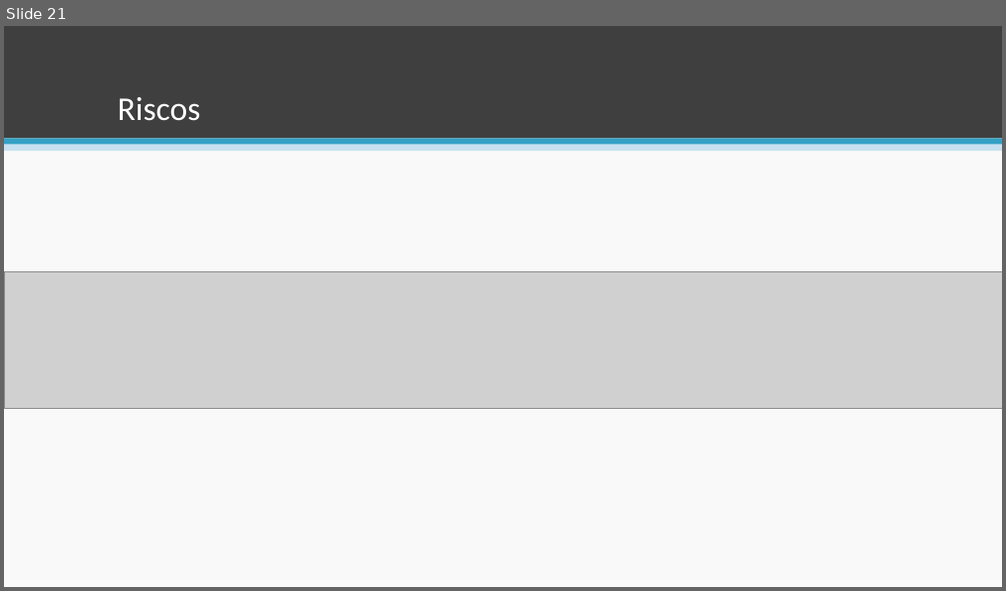
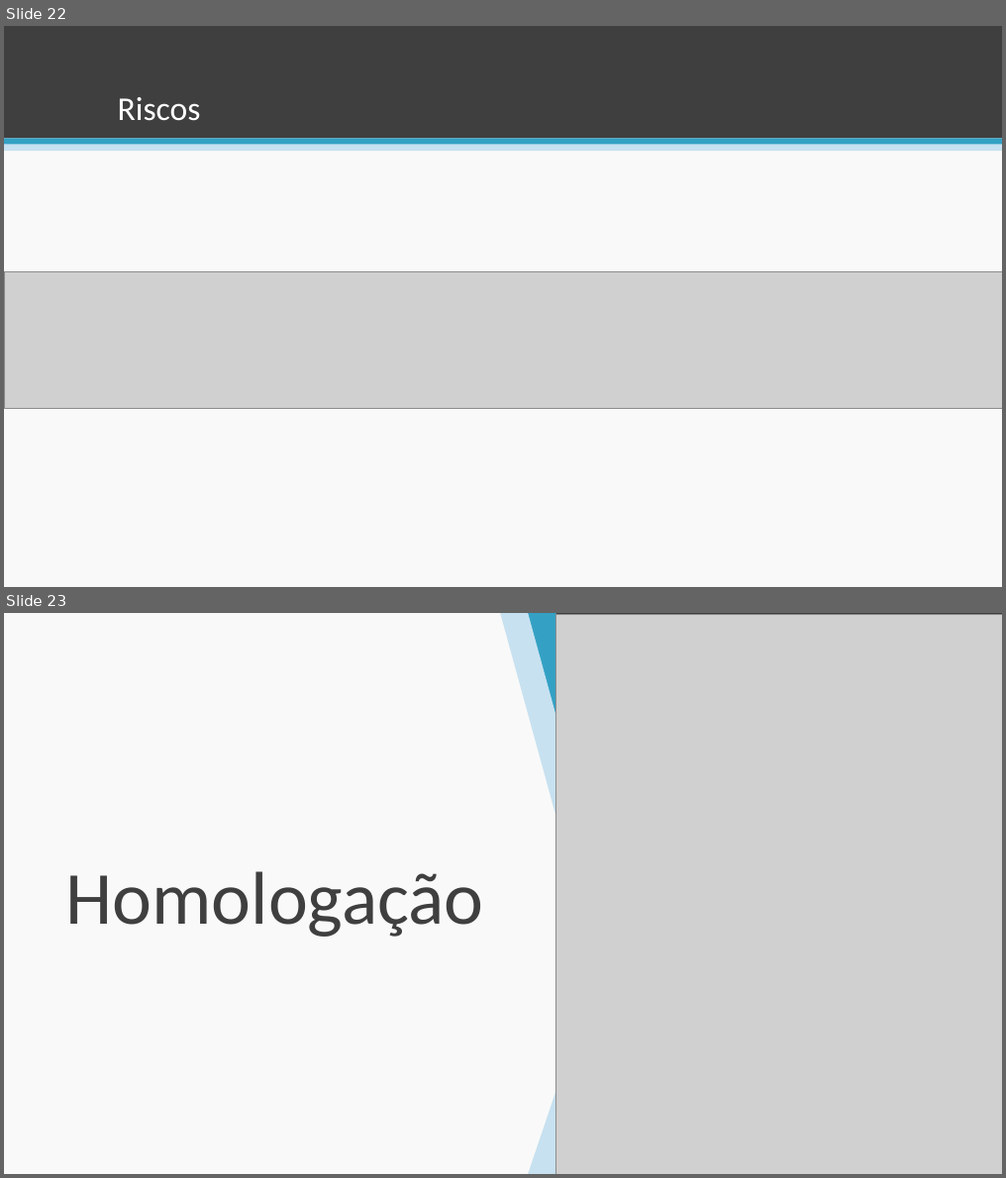
Before and after one commit to esteves-esta/TechHumi, a slide deck: documentacao/Apresentação.pptx. Shown one above the other, each under a label of ours: slide 21 before the commit, slides 22 and 23 after it. The pictures are 1006x591 and 1006x1178 pixels, drawn with LibreOffice and Linux fonts; fonts in the diff are those of the drawing; grey boxes stand for pictures; background and template pictures are left out. Boxes give left, top, right and bottom in pixels: in the first picture for what was removed or moved away, otherwise in the second. Text is boxed around its words. In the diff, an @@ line names an element or a change of style, - is before the commit and + after.

```diff
--- a/documentacao/Apresentação.pptx
+++ b/documentacao/Apresentação.pptx
@@ slide 23 added at [4, 613, 1002, 1174], background #F9F9F9 @@
@@ freeform shape added at [500, 613, 626, 1174], fill #C7E1F0 @@
@@ freeform shape added at [516, 613, 653, 1174], fill #34A1C4 @@
@@ freeform shape added at [540, 613, 1002, 1174], fill #3F3F3F @@
@@ picture added at [556, 615, 1002, 1174] @@
@@ text added at [66, 871, 484, 937], 72 pt, text #3F3F3F @@
+Homologação
@@ what was slide 21 is now slide 22 @@
```
Also in this commit, not shown: 3 slides changed, 3 other slides added, 1 slide removed.
